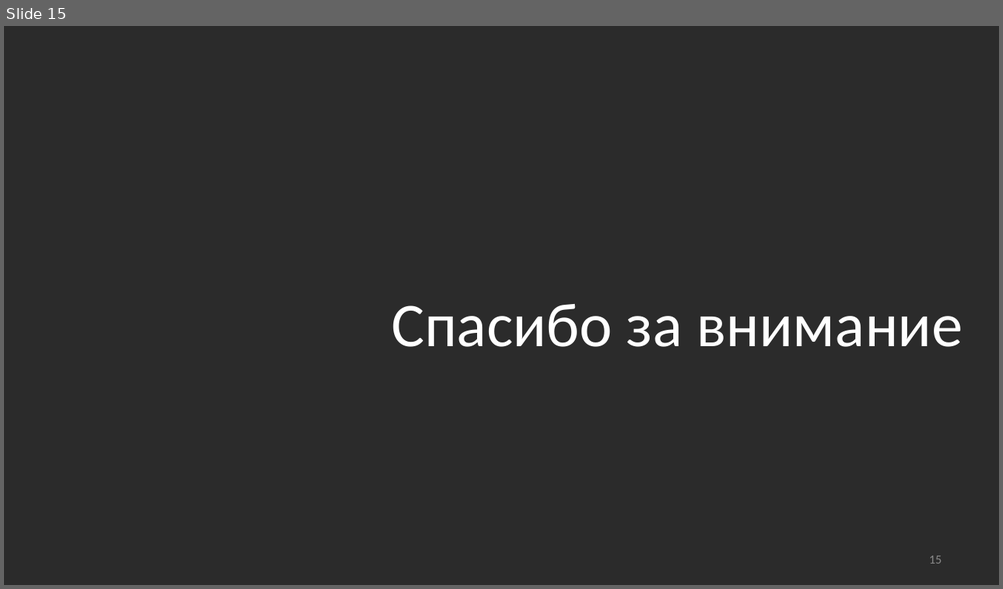
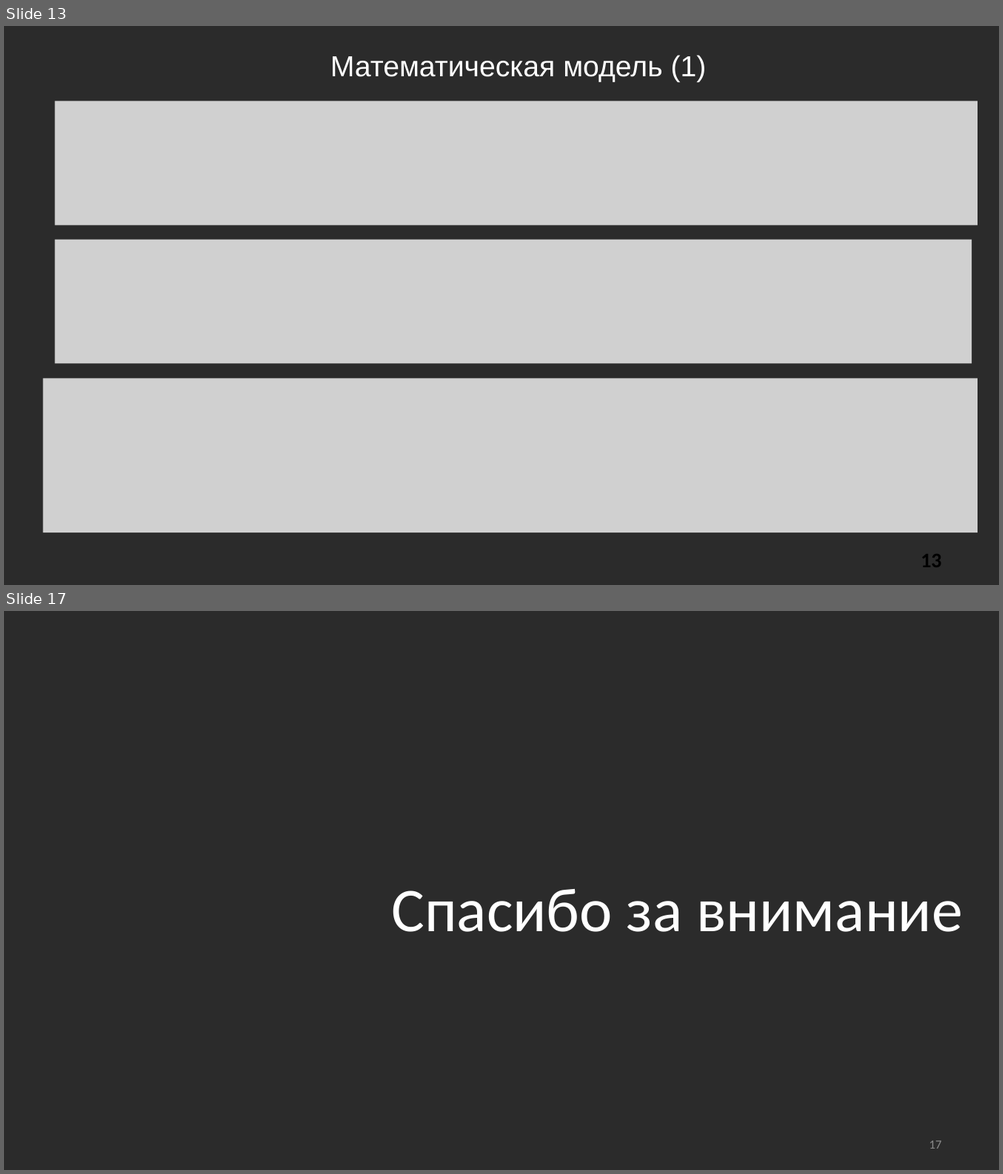
Before and after one commit to SonicRun/DiplomMaga, a slide deck: Mavlyutov_V_D_prezentatsia.pptx. Shown one above the other, each under a label of ours: slide 15 before the commit, slides 13 and 17 after it; the slides between them are not shown. The pictures are 1003x589 and 1003x1174 pixels, drawn with LibreOffice and Linux fonts; fonts in the diff are those of the drawing; grey boxes stand for pictures; background and template pictures are left out; a plain dark background stands for a picture behind light text. Boxes give left, top, right and bottom in pixels: in the first picture for what was removed or moved away, otherwise in the second. Text is boxed around its words. In the diff, an @@ line names an element or a change of style, - is before the commit and + after.

```diff
--- a/Mavlyutov_V_D_prezentatsia.pptx
+++ b/Mavlyutov_V_D_prezentatsia.pptx
@@ slide 13 added at bbox=[4, 26, 999, 585], background picture (left out) @@
@@ text added at bbox=[330, 55, 706, 82], 28 pt, text #FFFFFF @@
+Математическая модель (1)
@@ picture added at bbox=[55, 101, 977, 226] @@
@@ picture added at bbox=[55, 239, 971, 364] @@
@@ picture added at bbox=[42, 379, 977, 534] @@
@@ page number added at bbox=[920, 554, 941, 568], 20 pt, text #000000, bold @@
+13
@@ what was slide 15 is now slide 17 @@
@@ page number at bbox=[929, 1141, 942, 1149]: text changed @@
-15
+17
```
Also in this commit, not shown: 9 slides changed, 1 other slide added, 1 other file.
